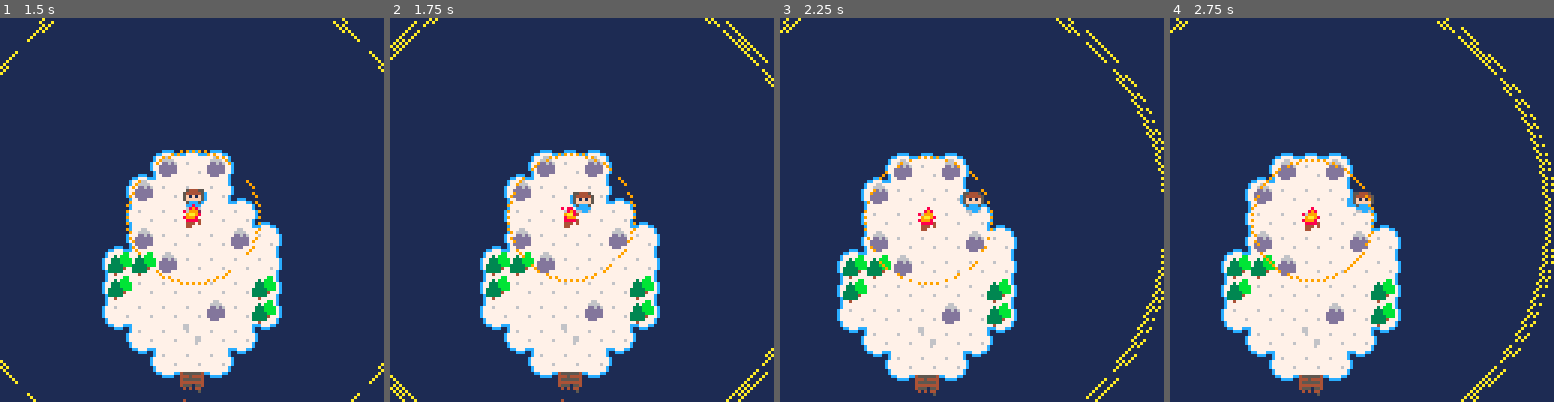
Above: before the commit, frames 1-4 (left to right).
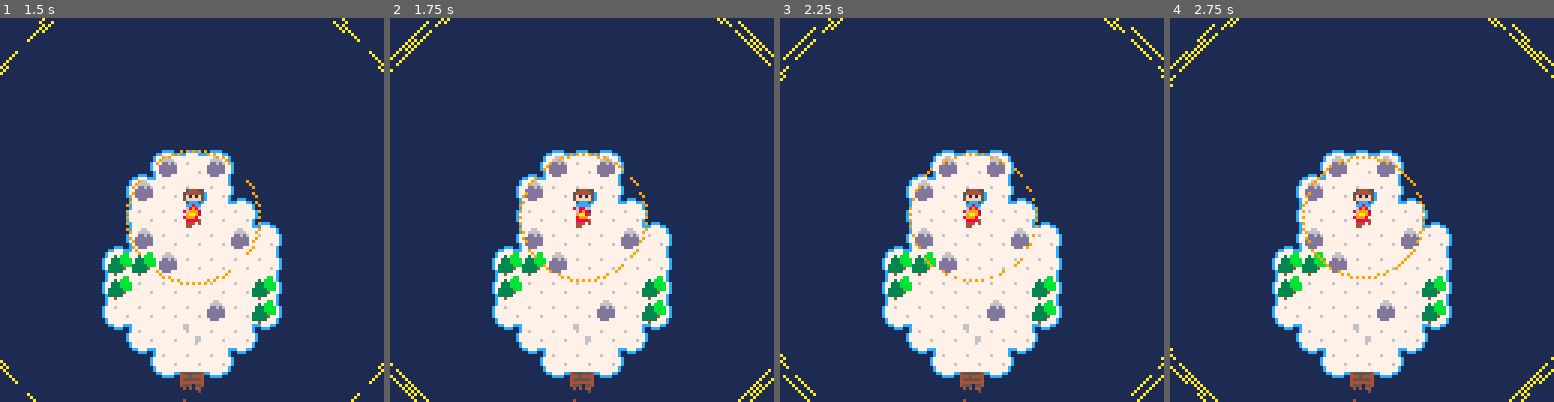
Above: after the commit, the same moments.

Repository: git2358/ggj19re
Game: PICO-8 cartridge cobsgame.p8
The game is run twice, just before and just after one commit, with the same random seed, the same clock (stepped at 60 frames per second) and the same inputs.
Inputs:
- Up to frame 1 (1.5 s): tap X (X key) at 0.33, 1.07 s; tap O (Z key) at 0.7 s
- Up to frame 2 (1.75 s): hold Right from 1.6 s (still down); tap O (Z key) at 1.7 s
- Up to frame 3 (2.25 s): tap X (X key) at 1.85 s; release Right at 2.1 s; tap O (Z key) at 2.1 s; hold Up from 2.15 s (still down)
- Up to frame 4 (2.75 s): release Up at 2.42 s; hold Right from 2.47 s (still down); tap O (Z key) at 2.5 s

Frame 1 is identical in both runs. In frame 2, 11% of the frame differs, in the area x 0-100%, y 0-100%; in frame 3, 21%; in frame 4, 23%.

Commit message:
Fix no-control player flag

Diff:
--- a/cobsgame.p8
+++ b/cobsgame.p8
@@ -34,7 +34,7 @@
 	local px0,py0=px,py
 	local wsh=btn(0)==btn(1)
 	local wsv=btn(2)==btn(3)
-	if band(ps,1) then
+	if band(ps,1)>0 then
 		pwt+=1
 		if not wsh then
 			if btn(0) then
